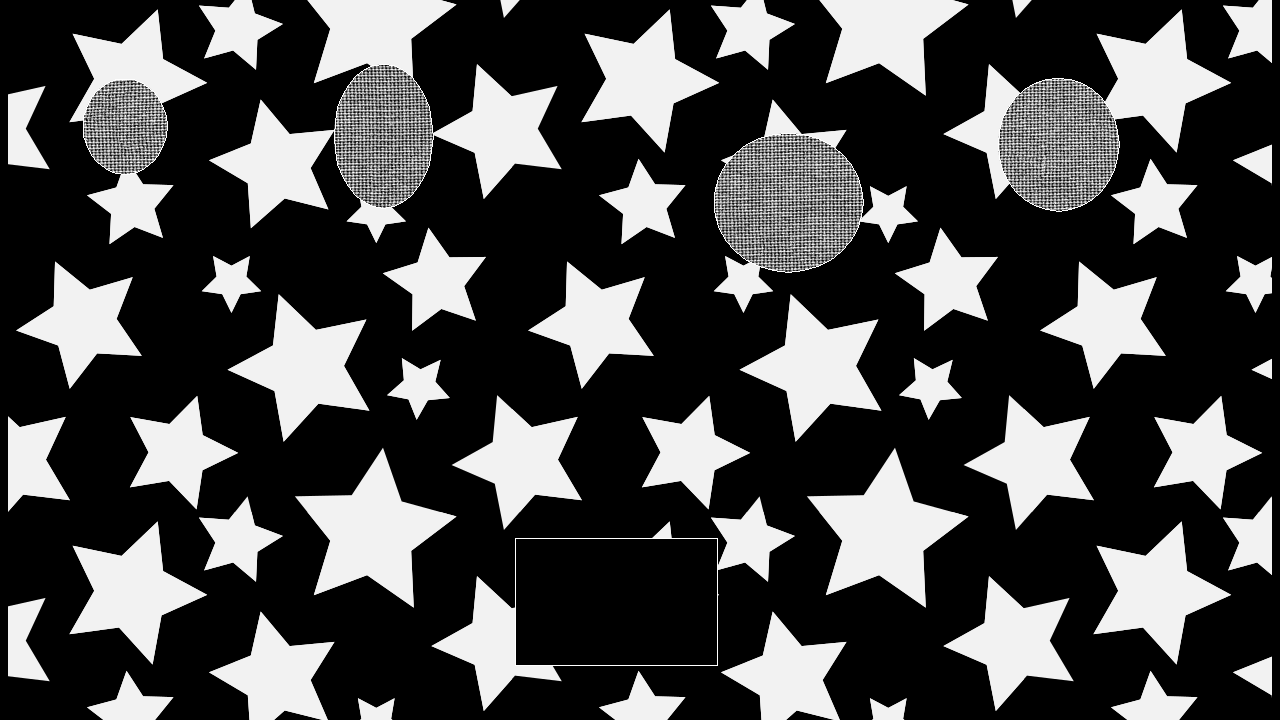
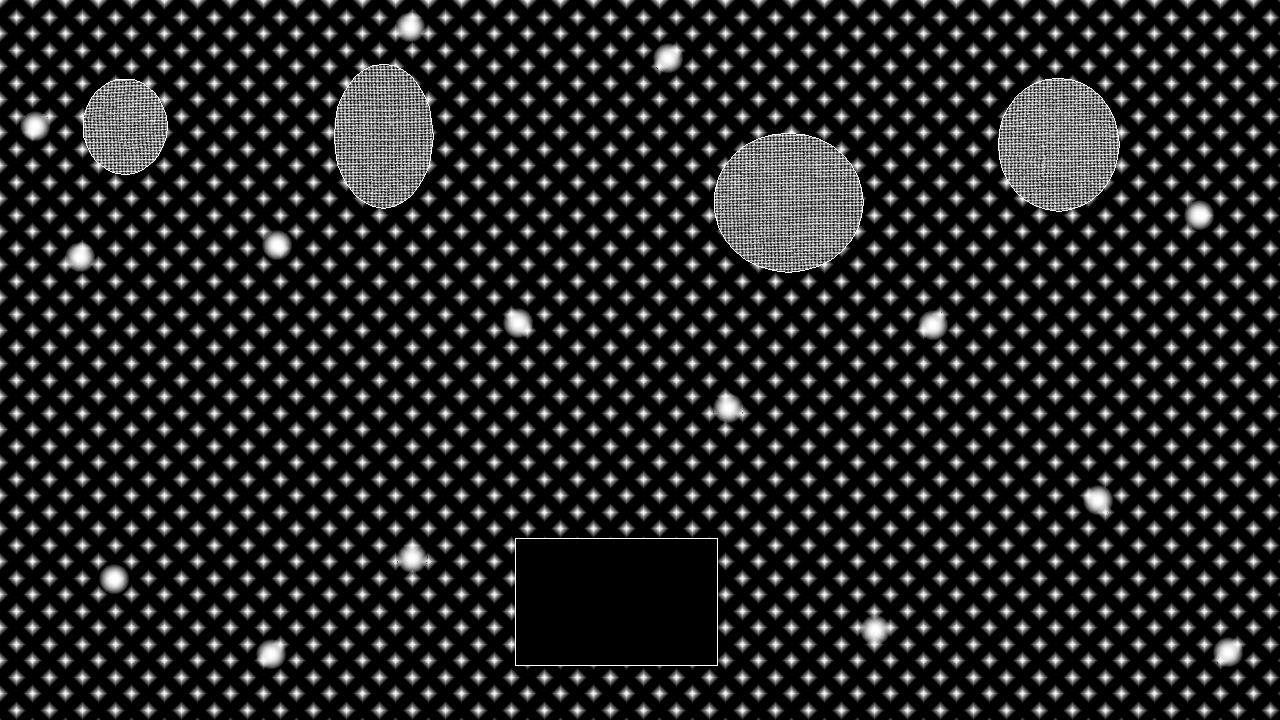
Comparing the layer stacks of the two 1280px x 720px images. Changes:
painted on "enemy ships" over (64, 0, 1152, 320)
painted on "PC ship" over (0, 0, 1280, 720)
removed layer "stars" over (0, 0, 1280, 720)
added layer "big star fill" above "small star fill" over (0, 0, 1280, 720)
added layer "small star fill" above "Space-BG" over (0, 0, 1280, 720)
painted on "Space-BG" over (0, 0, 1280, 720)
